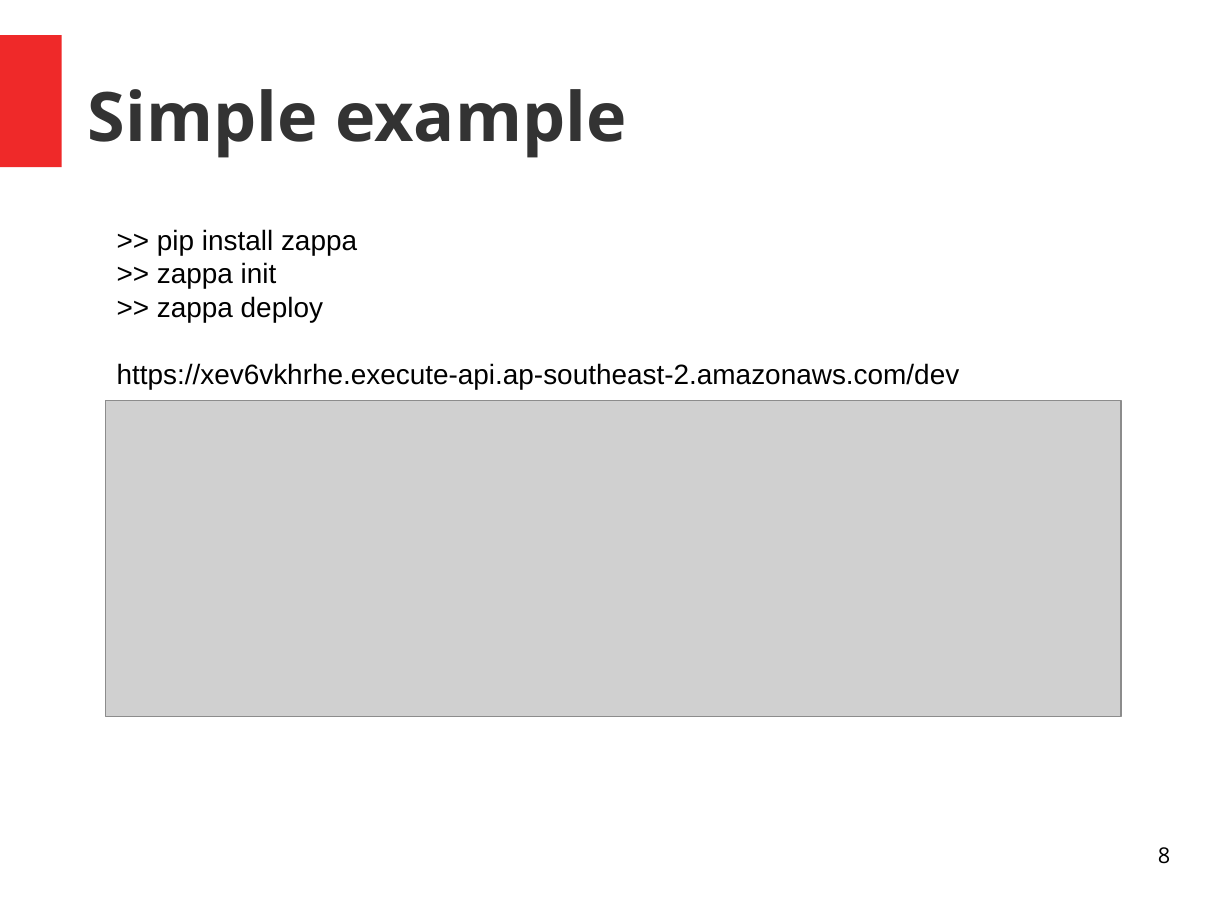
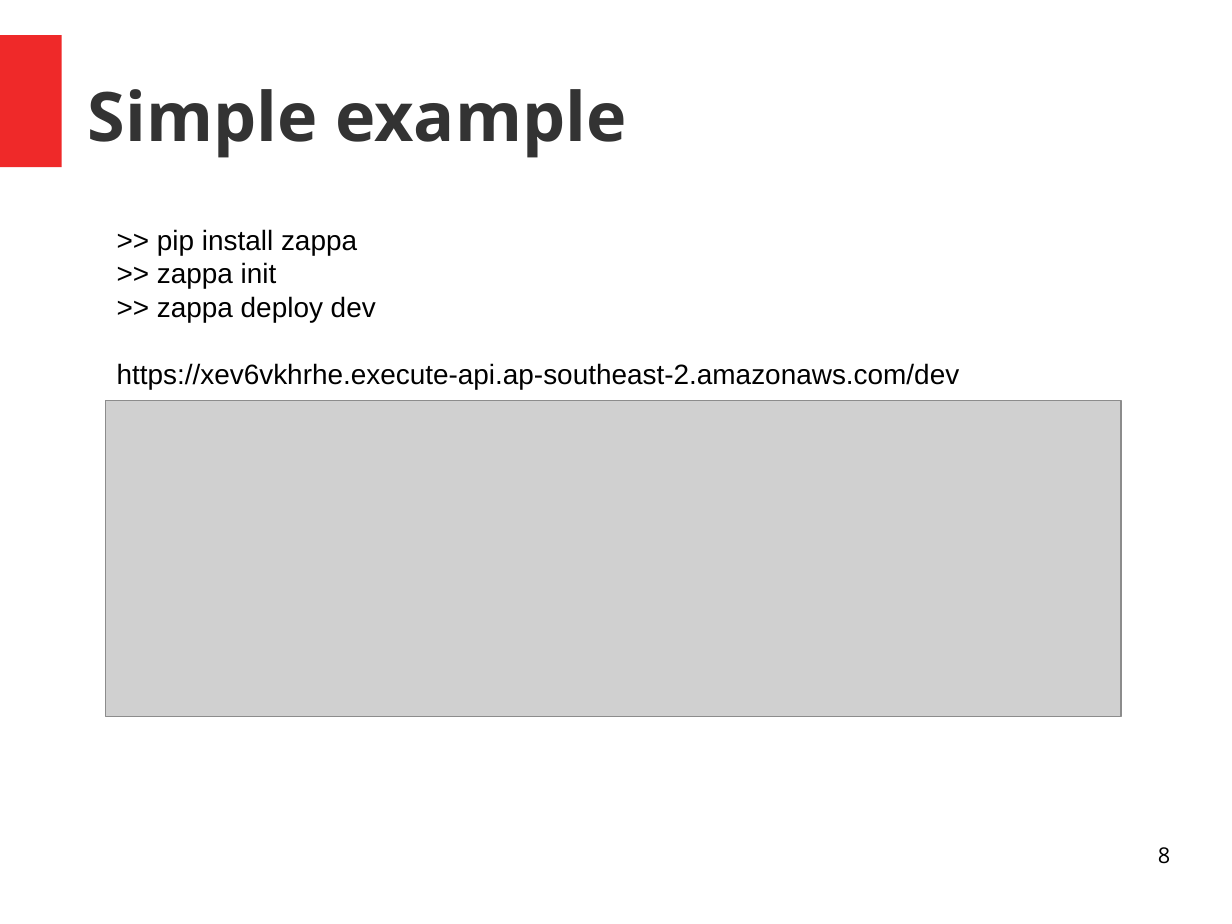
Before and after one commit to MattSegal/zappa-talk, a slide deck: slide 8 of presentation.odp. Drawn at 1232x924 pixels with LibreOffice and Linux fonts; fonts in the diff are those of the drawing; grey boxes stand for pictures. Boxes give left, top, right and bottom in pixels: in the first picture for what was removed or moved away, otherwise in the second. Text is boxed around its words. In the diff, an @@ line names an element or a change of style, - is before the commit and + after.

```diff
--- a/presentation.odp
+++ b/presentation.odp
@@ text at (157, 296, 376, 322): text changed @@
->> zappa deploy
+>> zappa deploy dev
```
Also in this commit, not shown: 9 other slides changed, 5 slides added, 5 slides removed, 1 other file.
